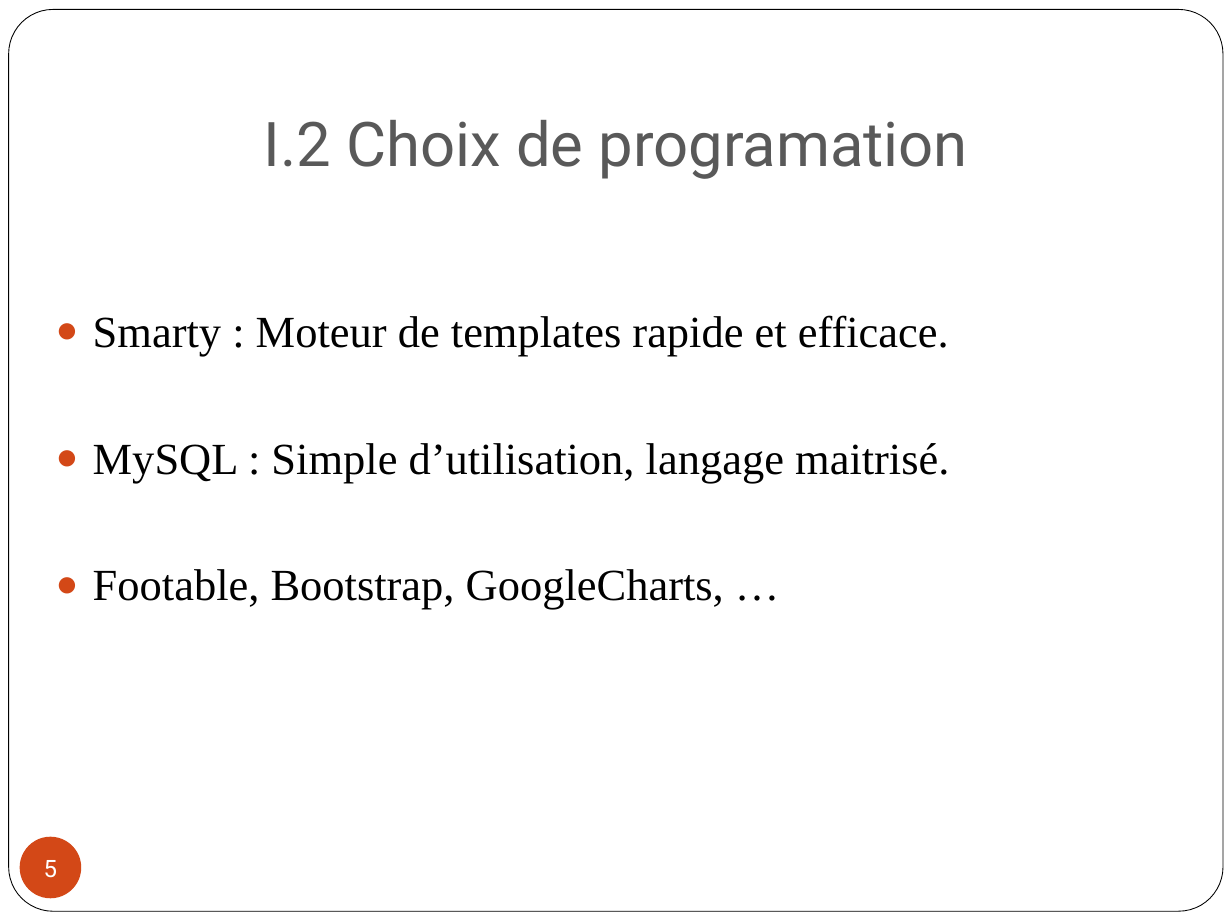
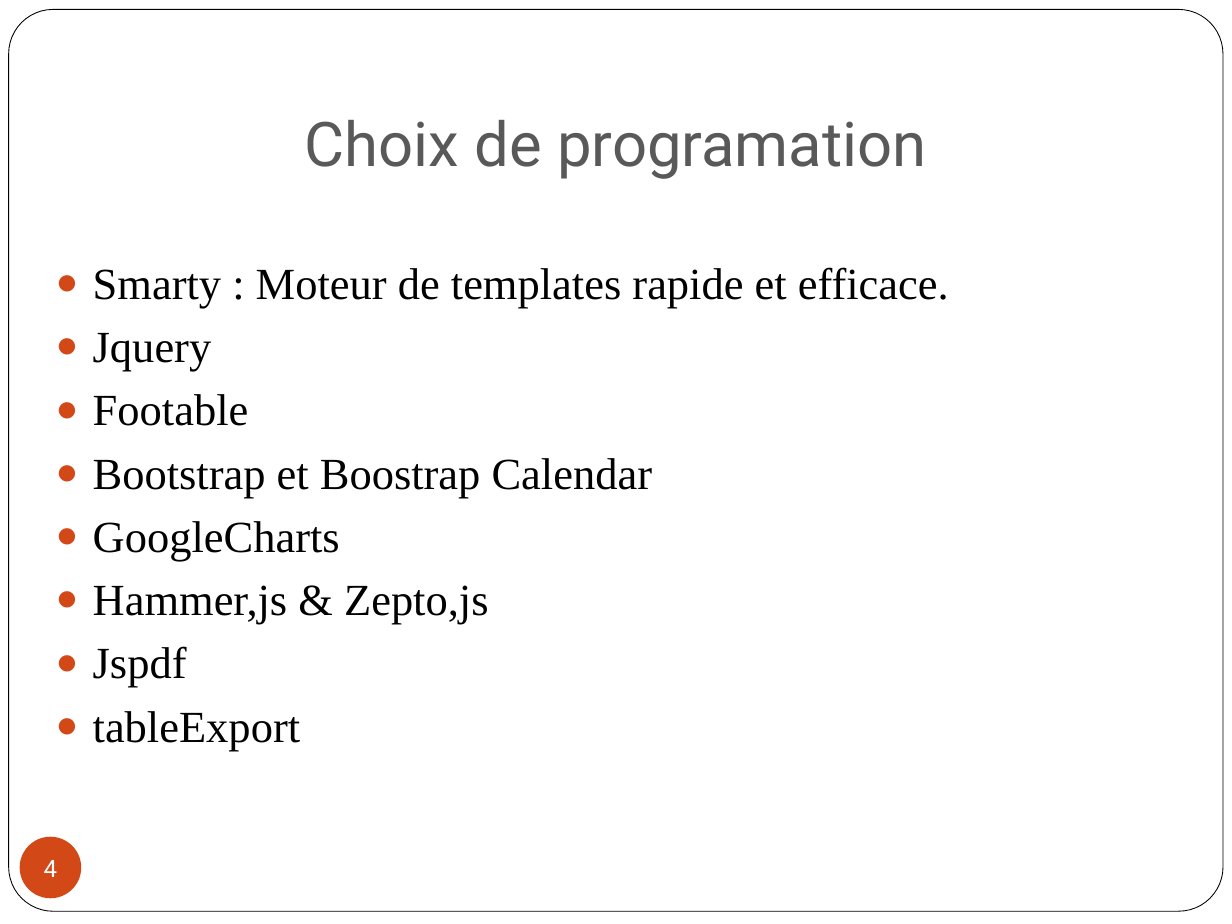
Before and after one commit to edmondsnadane/Projet-R-D, a slide deck: slide 4 of Docs/Soutenance Projet.pptx (slide 5 before the commit). Drawn at 1232x924 pixels with LibreOffice and Linux fonts; fonts in the diff are those of the drawing. Boxes give left, top, right and bottom in pixels: in the first picture for what was removed or moved away, otherwise in the second. Text is boxed around its words. In the diff, an @@ line names an element or a change of style, - is before the commit and + after.

Commit message:
PPT final

```diff
--- a/Docs/Soutenance Projet.pptx
+++ b/Docs/Soutenance Projet.pptx
@@ title at (305,120,926,179): text changed @@
-I.2 Choix de programation
+Choix de programation
@@ text "Smarty : Moteur de templates ...": place and size @@
-text "Smarty : Moteur de templates ..." at (93,315,949,609)
+text "Smarty : Moteur de templates ..." at (93,267,949,751)
@@ text at (93,333,653,751): text changed @@
-● MySQL : Simple d’utilisation, langage maitrisé.
-● Footable, Bootstrap, GoogleCharts, …
+● Jquery
+● Footable
+● Bootstrap et Boostrap Calendar
+● GoogleCharts
+● Hammer,js & Zepto,js
+● Jspdf
+● tableExport
@@ page number at (44,860,57,877): text changed @@
-5
+4
```
Also in this commit, not shown: 2 other slides changed, 1 slide removed, 1 other file.
